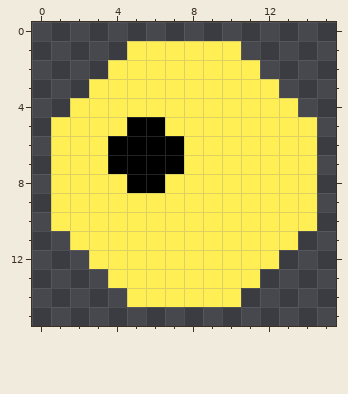
Edited in one commit: pixel-art sprite (Sprites/PACMAN.png). The first picture shows the starting point.
The file is 160x160 pixels, drawn in blocks of 10x10; one block is one cell here.
The same view after the edit:
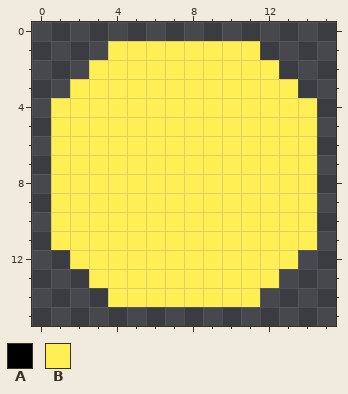
Palette (. is transparent): A #000000  B #ffef55
The exact change:
{"y":1,"x":4,"old":".","new":"B"}
{"y":1,"x":11,"old":".","new":"B"}
{"y":2,"x":3,"old":".","new":"B"}
{"y":2,"x":12,"old":".","new":"B"}
{"y":3,"x":2,"old":".","new":"B"}
{"y":3,"x":13,"old":".","new":"B"}
{"y":4,"x":1,"old":".","new":"B"}
{"y":4,"x":14,"old":".","new":"B"}
{"y":5,"x":5,"old":"AA","new":"BB"}
{"y":6,"x":4,"old":"AAAA","new":"BBBB"}
{"y":7,"x":4,"old":"AAAA","new":"BBBB"}
{"y":8,"x":5,"old":"AA","new":"BB"}
{"y":11,"x":1,"old":".","new":"B"}
{"y":11,"x":14,"old":".","new":"B"}
{"y":12,"x":2,"old":".","new":"B"}
{"y":12,"x":13,"old":".","new":"B"}
{"y":13,"x":3,"old":".","new":"B"}
{"y":13,"x":12,"old":".","new":"B"}
{"y":14,"x":4,"old":".","new":"B"}
{"y":14,"x":11,"old":".","new":"B"}
{"label":"changed","picture_box":[51,41,317,307]}
